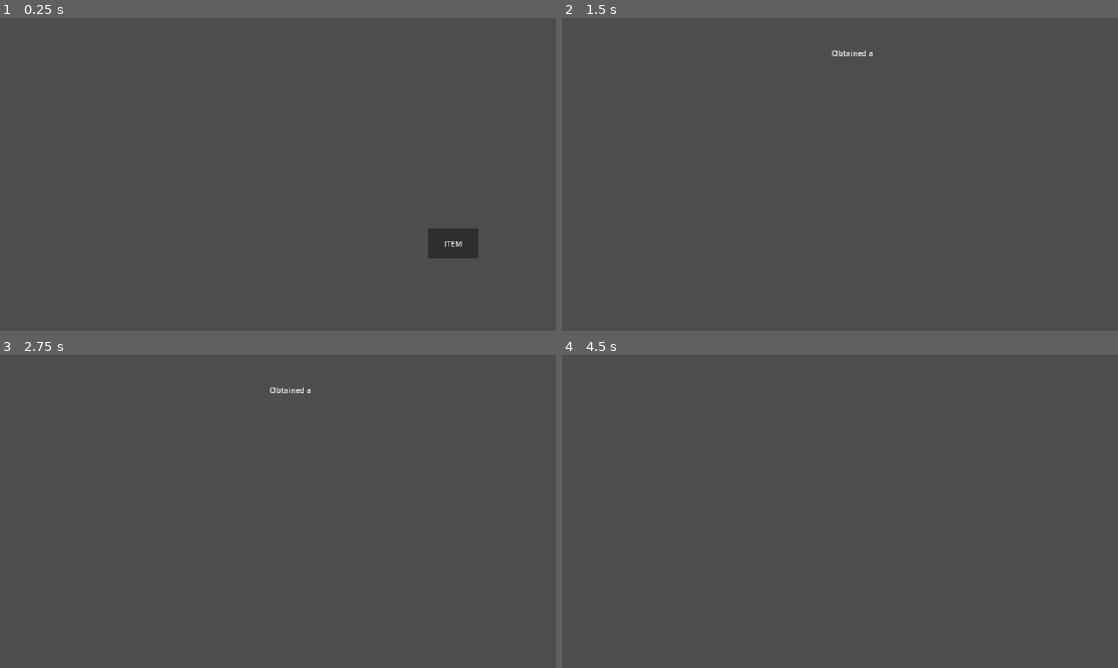
Above: before the commit, frames 1-4 (two rows, left to right).
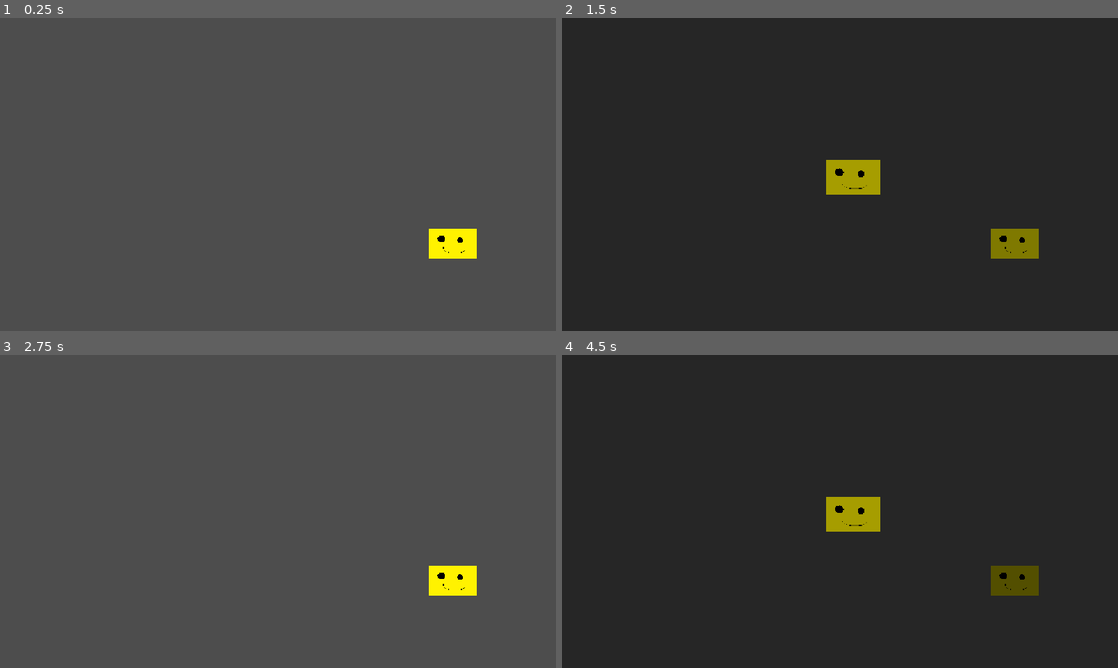
Above: after the commit, the same moments.

Repository: jegeiii/kafcult-co.-s-GIMJAM
Game: Godot game, scene res://scenes/inventory_test.tscn
Same seed, same stepped clock (60 frames per second), same inputs: the game is played once before the commit and once after it. This scene is started directly instead of the project's main scene.
Inputs (mouse positions are in pixels of both pictures, inside the frame that each line leads up to):
- Up to frame 1 (0.25 s): no input
- Up to frame 2 (1.5 s): click "ITEM" (after the commit: "placeholder") at 0.5 s; tap Enter (continue_dialogue) at 1.25 s; move the mouse to (840, 171) at 1.27 s; press the mouse at (840, 171) at 1.28 s
- Up to frame 3 (2.75 s): tap Enter (continue_dialogue) at 2, 2.1 s; move the mouse to (166, 527) at 2.02 s; release the mouse at (166, 527) at 2.03 s; click (166, 527) at 2.17 s
- Up to frame 4 (4.5 s): click (1017, 580) at 2.75 s, where only the run after the commit has a clickable "placeholder"; tap Enter (continue_dialogue) at 3.5 s; move the mouse to (895, 442) at 3.52 s; press the mouse at (895, 442) at 3.53 s; release the mouse at (895, 442) at 4.25 s; click (1017, 580) at 4.25 s, where only the run after the commit has a clickable "placeholder"

The runs differ from the first frame. In frame 1, 0.9% of the frame differs, in the area x 77-86%, y 67-77%; in frame 2, 100%, in the area x 0-100%, y 0-100%; in frame 3, 0.9%; in frame 4, 100%.

Commit message:
refactor and feat: changed clickables from Button to TextureButton, added TextureButton dimming when hovered and pressed

Diff:
--- a/scenes/clickables.tscn
+++ b/scenes/clickables.tscn
@@ -2,14 +2,22 @@
 
 [ext_resource type="Script" uid="uid://cnyokkvpg3008" path="res://scripts/clickables.gd" id="1_bw4n5"]
 [ext_resource type="PackedScene" uid="uid://cctqacfflrntm" path="res://scenes/fade_black.tscn" id="1_iy21d"]
+[ext_resource type="Texture2D" uid="uid://b48765n6krxm" path="res://graphics/button_placeholder.png" id="1_sgte0"]
+[ext_resource type="PackedScene" uid="uid://c1tdbiw7wt4m3" path="res://scenes/dimmer.tscn" id="3_sgte0"]
 
-[node name="clickables" type="Button" unique_id=473976335]
+[node name="clickables" type="TextureButton" unique_id=316619854]
 offset_left = 887.0
 offset_top = 436.0
 offset_right = 991.0
 offset_bottom = 498.0
-text = "ITEM"
+texture_normal = ExtResource("1_sgte0")
+ignore_texture_size = true
+stretch_mode = 5
 script = ExtResource("1_bw4n5")
+item_id = "a"
+button_interaction = "inspect"
+
+[node name="dimmer" parent="." unique_id=1440613432 instance=ExtResource("3_sgte0")]
 
 [node name="fade_black" parent="." unique_id=1813767706 instance=ExtResource("1_iy21d")]
 layout_mode = 0
@@ -20,14 +28,18 @@
 focus_mode = 1
 mouse_filter = 0
 
-[node name="item_closeup" type="Button" parent="." unique_id=1802672844]
+[node name="item_closeup" type="TextureButton" parent="." unique_id=1288458229]
 visible = false
 layout_mode = 0
 offset_left = -355.0
 offset_top = -141.0
 offset_right = -213.0
 offset_bottom = -70.0
-text = "ITEM"
+texture_normal = ExtResource("1_sgte0")
+ignore_texture_size = true
+stretch_mode = 5
+
+[node name="dimmer" parent="item_closeup" unique_id=259971659 instance=ExtResource("3_sgte0")]
 
 [node name="notification" type="Label" parent="." unique_id=1620389040]
 visible = false
@@ -41,6 +53,6 @@
 [node name="Timer" type="Timer" parent="notification" unique_id=709791206]
 wait_time = 3.0
 
-[connection signal="pressed" from="." to="." method="_on_pressed" binds= ["get"]]
+[connection signal="pressed" from="." to="." method="_on_pressed"]
 [connection signal="gui_input" from="fade_black" to="." method="_on_fade_black_gui_input"]
 [connection signal="timeout" from="notification/Timer" to="." method="_on_timer_timeout"]
--- /dev/null
+++ b/scenes/dimmer.tscn
@@ -0,0 +1,6 @@
+[gd_scene format=3 uid="uid://c1tdbiw7wt4m3"]
+
+[ext_resource type="Script" uid="uid://bobdrcluvrr4b" path="res://scripts/dimmer.gd" id="1_tw5y5"]
+
+[node name="dimmer" type="Node" unique_id=1440613432]
+script = ExtResource("1_tw5y5")
--- a/scenes/inventory_test.tscn
+++ b/scenes/inventory_test.tscn
@@ -5,4 +5,3 @@
 [node name="InventoryTest" type="Node2D" unique_id=2044100818]
 
 [node name="clickables" parent="." unique_id=473976335 instance=ExtResource("1_h73wm")]
-item_id = "a"
--- a/scenes/inventory_ui.tscn
+++ b/scenes/inventory_ui.tscn
@@ -8,8 +8,21 @@
 grow_horizontal = 2
 grow_vertical = 2
 
-[node name="GridContainer" type="GridContainer" parent="." unique_id=701991370]
+[node name="PanelContainer" type="PanelContainer" parent="." unique_id=862810394]
 layout_mode = 0
-offset_right = 40.0
-offset_bottom = 40.0
-columns = 5
+offset_left = 1088.0
+offset_top = 129.0
+offset_right = 1150.0
+offset_bottom = 510.0
+
+[node name="ScrollContainer" type="ScrollContainer" parent="PanelContainer" unique_id=83714804]
+layout_mode = 2
+follow_focus = true
+horizontal_scroll_mode = 0
+
+[node name="VBoxContainer" type="VBoxContainer" parent="PanelContainer/ScrollContainer" unique_id=341675588]
+layout_mode = 2
+size_flags_horizontal = 3
+
+[node name="Button" type="Button" parent="PanelContainer/ScrollContainer/VBoxContainer" unique_id=606361037]
+layout_mode = 2
--- a/scripts/clickables.gd
+++ b/scripts/clickables.gd
@@ -1,20 +1,21 @@
-extends Button
+extends TextureButton
 
 @export var item_id = "placeholder"
+@export var button_interaction = "get" #get or interact
 
 func _ready():
 	print(item_id)
 
-func _on_pressed(interaction):
+func _on_pressed():
 	disabled = true
 	#print("pressed: ", interaction)
-	if interaction == "get":
+	if button_interaction == "get":
 		self_modulate.a = 0.0
 		$notification.text = "Obtained " + item_id
 		$notification.visible = true
 		$notification/Timer.start()
 		InventoryManager.add_item(item_id)
-	elif interaction == "inspect":
+	elif button_interaction == "inspect":
 		$fade_black.transparent()
 		$fade_black.mouse_filter = MOUSE_FILTER_STOP
 		$item_closeup.visible = true
--- /dev/null
+++ b/scripts/dimmer.gd
@@ -0,0 +1,19 @@
+extends Node
+
+var hover_tint: Color = Color(0.85, 0.85, 0.85, 1.0)
+var pressed_tint: Color = Color(0.65, 0.65, 0.65, 1.0)
+@onready var parent_button: TextureButton = get_parent()
+
+func _ready():
+	parent_button.mouse_entered.connect(_on_clickables_mouse_entered)
+	parent_button.mouse_exited.connect(_on_clickables_mouse_exited)
+	parent_button.button_down.connect(_on_clickables_button_down)
+
+func _on_clickables_mouse_entered() -> void:
+	parent_button.self_modulate = hover_tint
+
+func _on_clickables_mouse_exited() -> void:
+	parent_button.self_modulate = Color.WHITE
+
+func _on_clickables_button_down() -> void:
+	parent_button.self_modulate = pressed_tint
Binary file added: graphics/button_placeholder.png
Not shown, added: graphics/button_placeholder.png.import
Not shown, added: scripts/dimmer.gd.uid
Not shown, added: scenes/clickables.tscn4048609930.tmp
Not shown, added: scenes/clickables.tscn4058061275.tmp
